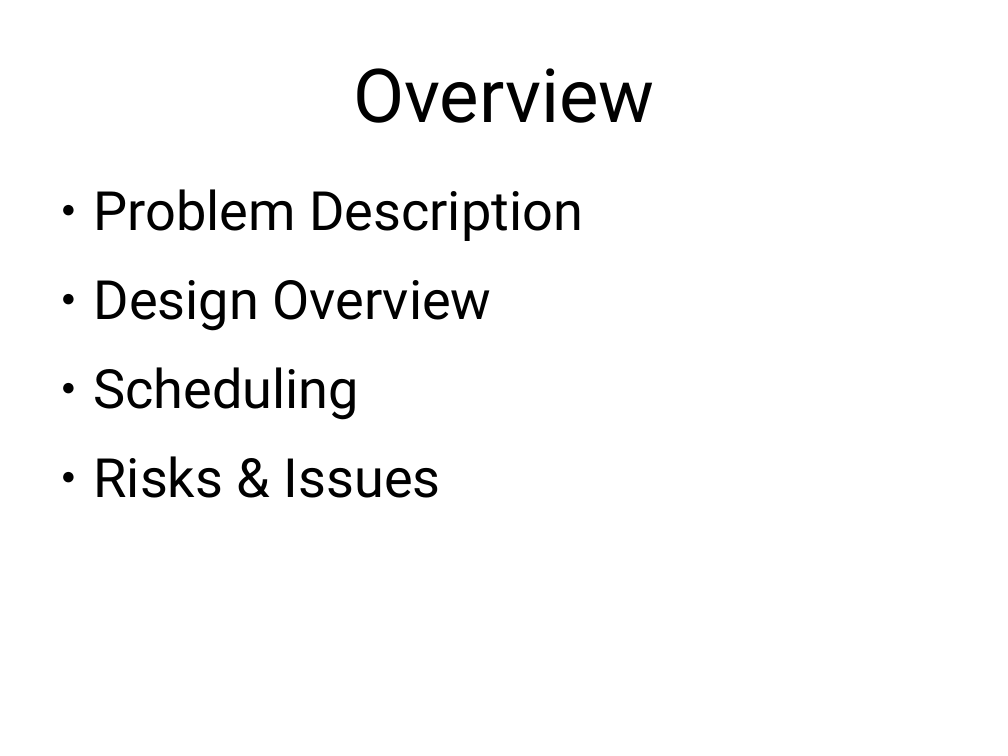
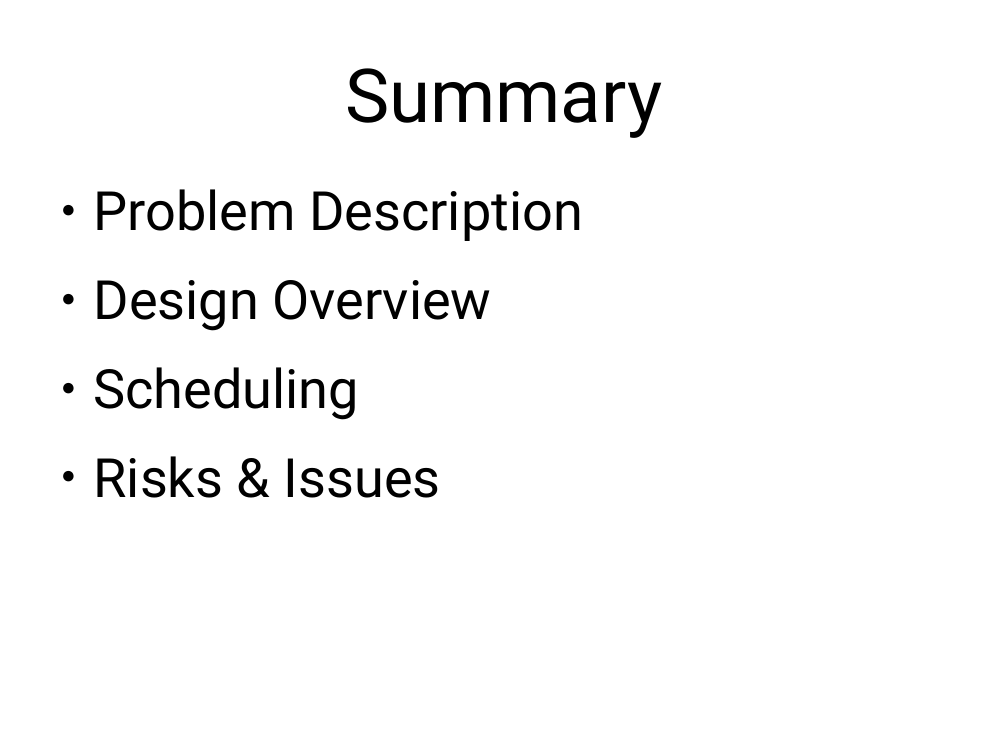
Before and after one commit to navh/coatimunde, a slide deck: slide 16 of Data Item Deliverables/DesignOverview.odp (slide 2 before the commit). Drawn at 1008x756 pixels with LibreOffice and Linux fonts; fonts in the diff are those of the drawing. Boxes give left, top, right and bottom in pixels: in the first picture for what was removed or moved away, otherwise in the second. Text is boxed around its words. In the diff, an @@ line names an element or a change of style, - is before the commit and + after.

```diff
--- a/Data Item Deliverables/DesignOverview.odp
+++ b/Data Item Deliverables/DesignOverview.odp
@@ title at box(345, 68, 662, 138): text changed @@
-Overview
+Summary
```
Also in this commit, not shown: 1 other slide changed, 4 slides added, 2 slides removed, 2 other files.
